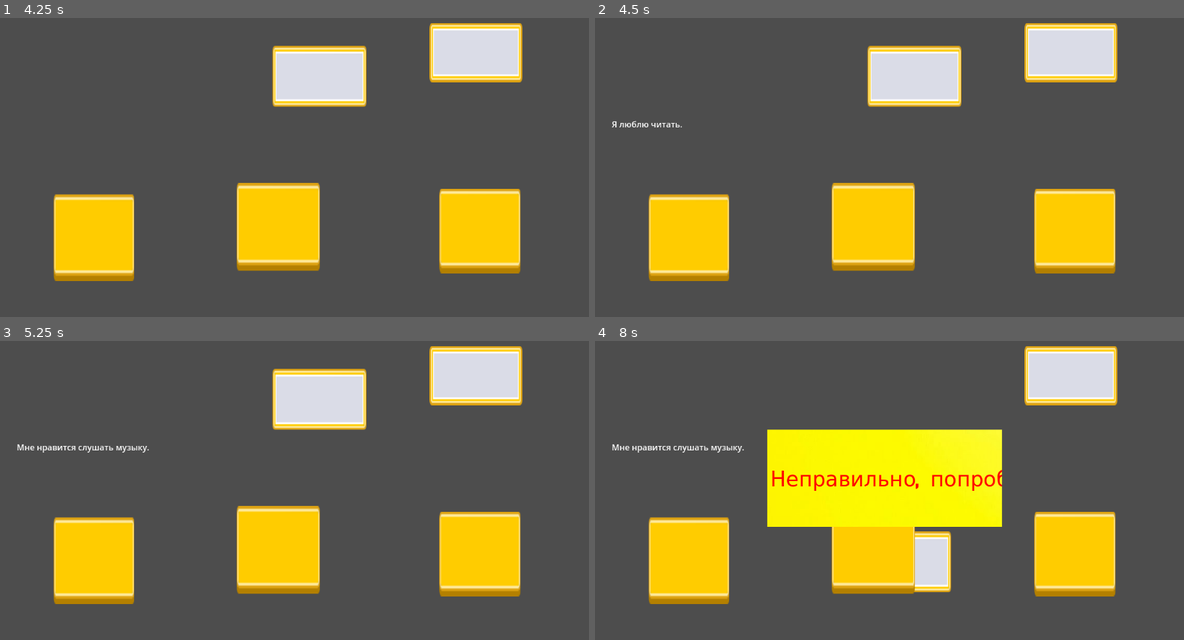
Above: before the commit, frames 1-4 (two rows, left to right).
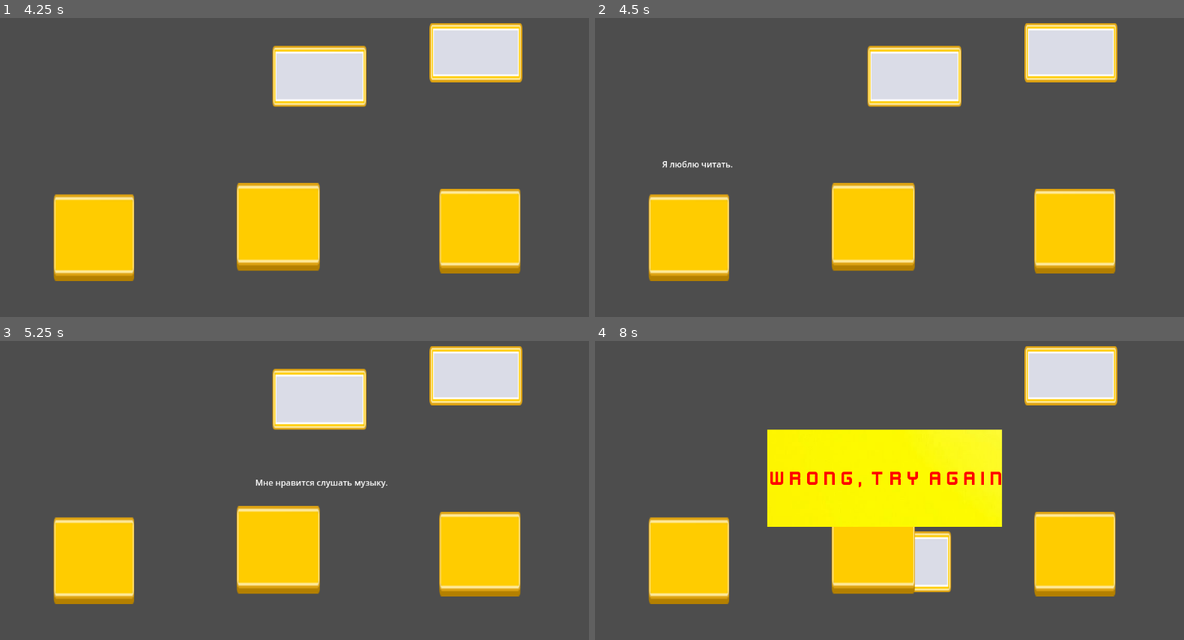
Above: after the commit, the same moments.

Repository: SirKorba/Kenney_Jam_Game
Game: Godot game, scene res://Scenes/MainMenu.tscn
Two runs of this game, one before a commit and one after it. Both use one fixed random seed, a clock stepped at 60 frames per second and the inputs below.
Inputs (mouse positions are in pixels of both pictures, inside the frame that each line leads up to):
- Up to frame 1 (4.25 s): click "Start" at 0.5 s; click "T" at 1.25 s; tap Enter at 2, 3.5 s; drag from (123, 56) to (288, 62) at 2.02 s; tap Space at 2.75 s; drag from (288, 62) to (477, 50) at 2.77 s; click (477, 50) at 3.67 s
- Up to frame 2 (4.5 s): tap Space at 4.25 s; drag from (689, 236) to (1072, 50) at 4.27 s
- Up to frame 3 (5.25 s): tap Enter at 5 s; drag from (276, 550) to (477, 373) at 5.02 s
- Up to frame 4 (8 s): tap Space at 5.75 s; drag from (1077, 556) to (1072, 373) at 5.77 s; move the mouse to (765, 496) at 6.52 s; click (765, 496) at 6.67 s; drag from (942, 403) to (871, 550) at 7.27 s

Frame 1 is identical in both runs. In frame 2, 0.2% of the frame differs, in the area x 2-24%, y 34-51%; in frame 3, 0.5%; in frame 4, 1.4%, in the area x 2-70%, y 34-51%.

Commit message:
MOTYA THE BEST

Diff:
--- a/Scripts/MainMenu.gd
+++ b/Scripts/MainMenu.gd
@@ -5,6 +5,7 @@
 
 
 func _ready():
+
 
 	start_button.connect("pressed", Callable(self, "_on_StartButton_pressed"))
 	exit_button.connect("pressed", Callable(self, "_on_ExitButton_pressed"))
--- a/Scripts/Test_level.gd
+++ b/Scripts/Test_level.gd
@@ -25,9 +25,37 @@
 	"Person3": "Я всегда ношу ключи с собой."
 }
 
+# Создаем окно уведомления и текстуру
+@onready var result_popup = $ResultPopup
+@onready var result_label = $ResultPopup/Sprite2D/ResultLabel
+
+# Ссылки на HintLabel для каждого персонажа
+@onready var hint_label_1 = $HintLabel/HintLabel1
+@onready var hint_label_2 = $HintLabel/HintLabel2
+@onready var hint_label_3 = $HintLabel/HintLabel3
+
+func _ready():
+	hide_all_hints()
+
 # Функция для отображения подсказок
 func show_hint(person):
-	$HintLabel.text = hints[person]
+	hide_all_hints()
+	match person:
+		"Person1":
+			hint_label_1.text = hints[person]
+			hint_label_1.show()
+		"Person2":
+			hint_label_2.text = hints[person]
+			hint_label_2.show()
+		"Person3":
+			hint_label_3.text = hints[person]
+			hint_label_3.show()
+
+# Функция для скрытия всех подсказок
+func hide_all_hints():
+	hint_label_1.hide()
+	hint_label_2.hide()
+	hint_label_3.hide()
 
 # Обработчики для перетаскивания предметов
 func _on_Item1_input_event(_viewport, event, _shape_idx):
@@ -65,9 +93,9 @@
 # Проверка правильности выбора
 func check_match(person, item):
 	if correct_pairs[person] == item:
-		show_result("Правильно!")
+		show_result("Correctly!")
 	else:
-		show_result("Неправильно, попробуйте снова.")
+		show_result("Wrong, try again.")
 
 # Проверка, был ли предмет отпущен над персонажем
 func check_drop():
